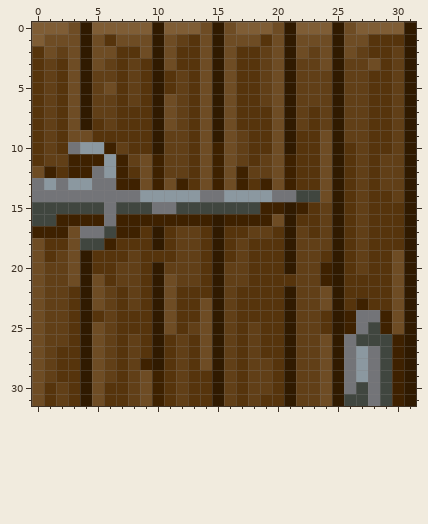
Two versions of one pixel-art sprite, Medival_pack/textures/blocks/door_spruce_upper.png. This is how it looked before the edit.
The file is 32x32 pixels. Colours within 5 levels of each other are drawn and written as one.
After the commit:
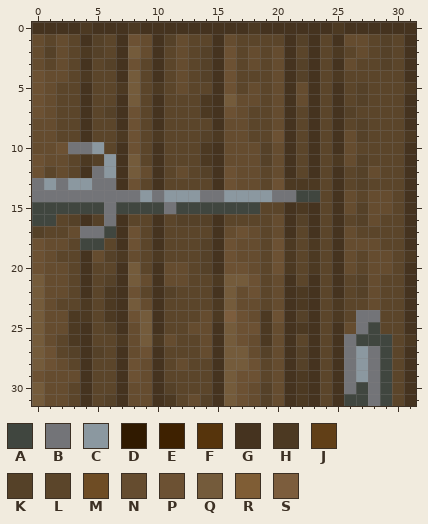
Palette (. is transparent): A #40463f  B #737478  C #8b98a0  D #301a00  E #3e2100  F #56340c  G #45331f  H #4c3922  J #613f17  K #554128  L #5b452a  M #6e4c24  N #654c2f  P #6c5133  Q #745b3b  R #7f5d35  S #7c5d3d
The exact change:
Changed rows in their new state; - is an unchanged pixel.
first column x 0:
 0 GGGGHGGGHGGGGGGGGGHGGGGGGHGGGGGG
 1 NLNLGKLGPNGKNLLGNLLLLGKGLGNNLKLG
 2 NKNLHKLGQNGLNLKGPLNLNGLGLHLNLKLG
 3 NLNLGLKGPLGLNLKGPLNLNGKGLGNLLKLG
 4 PNNLHLLGQLGLNLKGPLLLNGKGLHLLLLLG
 5 PNLLGLLHQLHLNLLGPLNLNGNGLGLKLLLH
 6 PNLLGLLGQLGLLLHGQNNLNGNGLGLKLLLG
 7 PNLLGLKGPLGLLLHGPNLLNGLGLGKLLLLG
 8 NNLLGLLGPLGLLLLGNNLLNGLGLGLKLLLG
 9 NNLLGLLHPLHLLLKHNNLLPGLGLGNKLLLH
10 NNP-B-LGPLGLLLHGNNNKNGLGLGNLLLLG
11 PNNLHK-GQLGLLLHGNNNKNGLGLHNKLLLG
12 PLNLG--GQNGLNLKGPNNLNGLGLGLKNLLG
13 -------GPLGLLLLGPNNLPHHHLGLKLLLG
14 ----------B-------------LGNLNNLG
15 ----------A--------LLGHGLGNKNNLG
16 --LKGK-GLLGLKKKGLLLLNGKGLGLKNLLG
17 KLLN---GPLGLLLLGNPNLNGLGLGNLLLLG
18 PNNL--LGPLGLLLKGPNNLPHLHLGNNNLLG
19 PNLLGNKHNLHLLLKGPNNLPHLHLGNLNNLH
20 PNNLGLLGQLGNNLKGPPNLPHLHLGNLNNLG
21 QNNLGLKGQNGNNLLHQQPLNGLGLGLKNLLG
22 QNNLGLHGPLGKLLLGQNPLNGHGLGLKNLLG
23 QNLLHLHGQNGLLLLHQNNLNGHGLHLLNLLG
24 QNNHHLHGPQGLLLNHSPNHPGKGLHL--LLG
25 QNNHGLKGNQGLLNNGQPPHNGHGLGN--LLG
26 QNLHGLLHNQHNLLNGQPNHNGLGLG----LH
27 QPLKGKLGNPGLLLNGQQNKNGKGLG----LG
28 QPNLGLLGPNGLNLLGQQPLNGKGLG----LG
29 PNNNGLLGPNGLLLLGQPPLNGHGLG----LG
30 QNNLGLLGNNGKLLLGQPNKNGHGLG----LG
31 QNNLGLKGNNGHLNKGQPNKNGHGLG----LG
